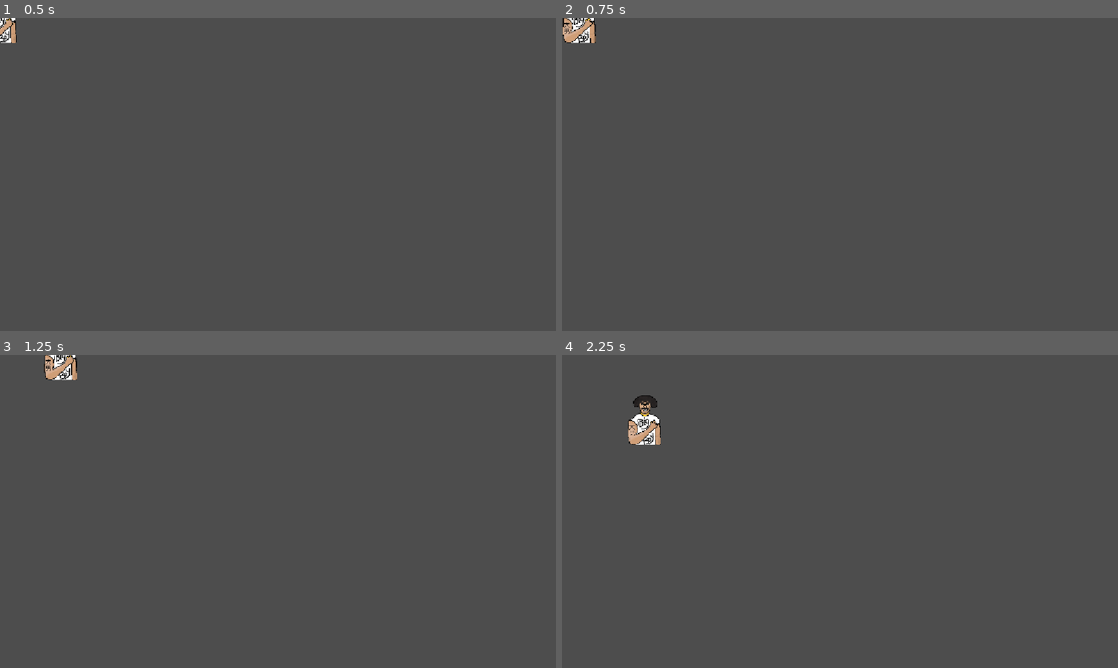
Above: before the commit, frames 1-4 (two rows, left to right).
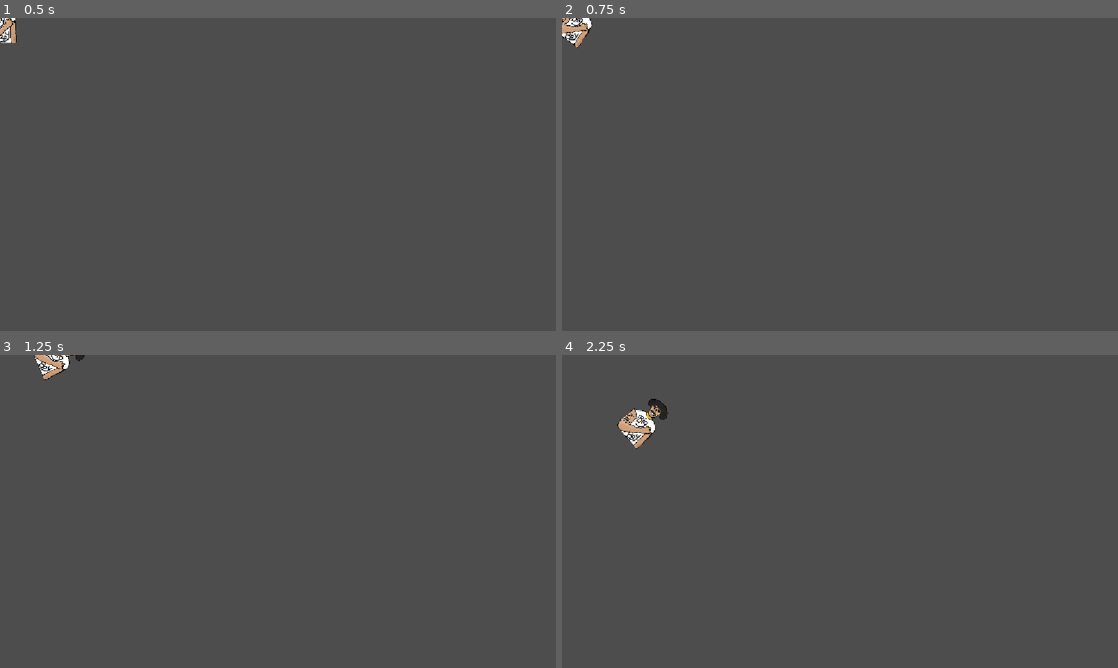
Above: after the commit, the same moments.

Repository: ColeHassett/practice_game
Game: Godot game, scene res://player_scene.tscn
Same seed, same stepped clock (60 frames per second), same inputs: the game is played once before the commit and once after it.
Inputs:
- Up to frame 1 (0.5 s): no input
- Up to frame 2 (0.75 s): tap Enter at 0.5 s; hold Right (move_right) from 0.53 s (still down); hold E from 0.53 s (still down)
- Up to frame 3 (1.25 s): keep holding Right (move_right); keep holding E; tap Q at 0.8 s
- Up to frame 4 (2.25 s): release Right (move_right) at 1.28 s; release E at 1.28 s; hold S (move_down) 1.28-2.03 s; tap Q at 1.35 s; tap E at 1.55 s; hold Right (move_right) from 2.03 s (still down); hold E from 2.03 s (still down)

Frame 1 is identical in both runs. In frame 2, 0.4% of the frame differs, in the area x 0-7%, y 0-10%; in frame 3, 0.5%; in frame 4, 0.9%, in the area x 9-20%, y 12-30%.

Commit message:
rotation test

Diff:
--- a/player_scene.gd
+++ b/player_scene.gd
@@ -19,4 +19,9 @@
 	if Input.is_action_pressed("move_up"):
 		velocity.y -= speed
 
+	if Input.is_key_pressed(KEY_E):
+		self.rotation_degrees += speed
+	if Input.is_key_pressed(KEY_Q):
+		self.rotation_degrees = 0
+
 	self.position = Vector2(self.position.x + velocity.x, self.position.y + velocity.y)
